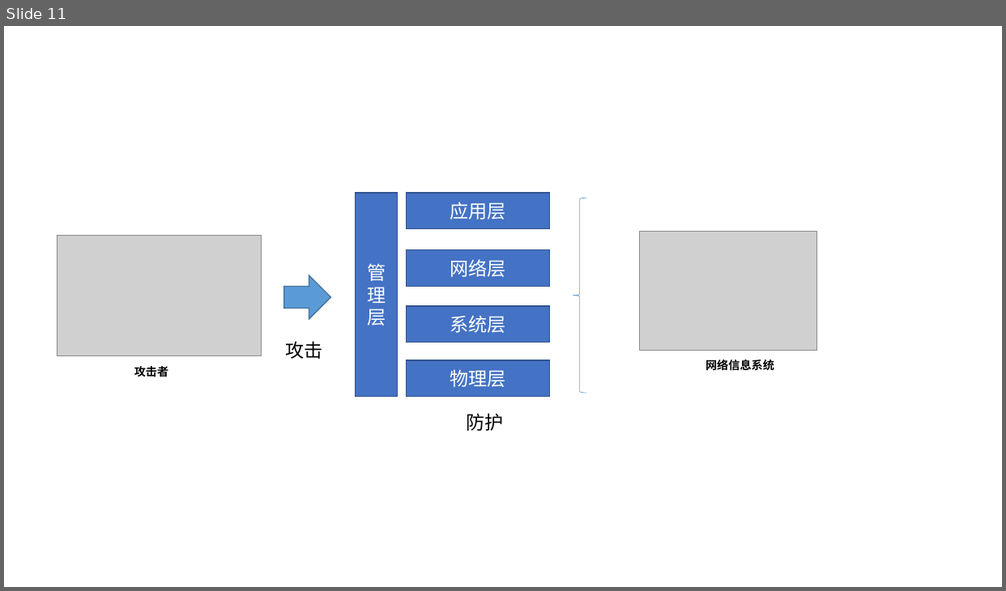
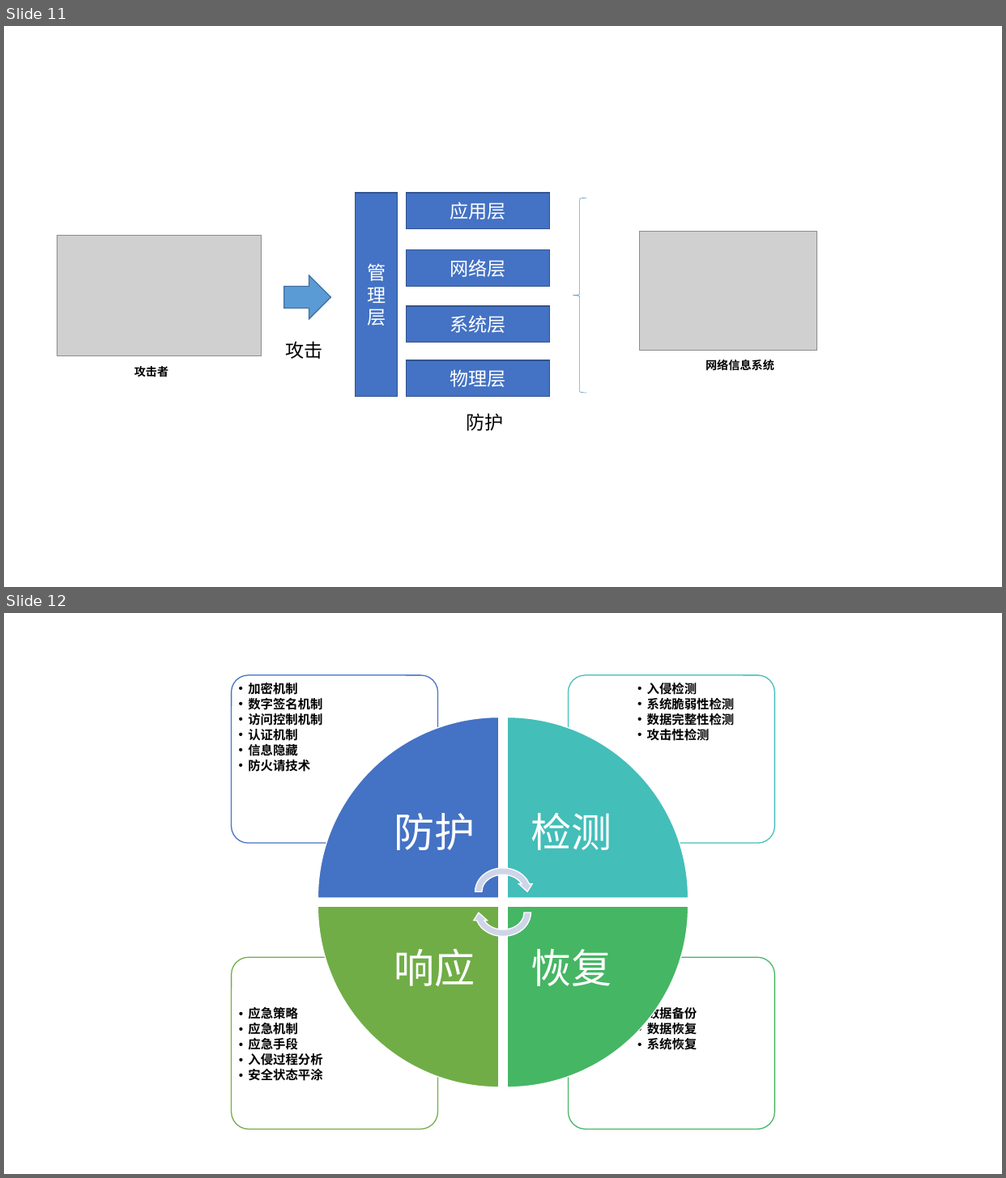
Before and after one commit to xiejava1018/xiejavaimagesrc, a slide deck: images/2022/画图.pptx. Shown one above the other, each under a label of ours: slide 11 before the commit, slides 11 and 12 after it. The pictures are 1006x591 and 1006x1178 pixels, drawn with LibreOffice and Linux fonts; fonts in the diff are those of the drawing; grey boxes stand for pictures. Boxes give left, top, right and bottom in pixels: in the first picture for what was removed or moved away, otherwise in the second. Text is boxed around its words. In the diff, an @@ line names an element or a change of style, - is before the commit and + after.

```diff
--- a/images/2022/画图.pptx
+++ b/images/2022/画图.pptx
@@ slide 12 added at <box>4,613,1002,1174</box>, background #FFFFFF @@
@@ group added at <box>232,675,775,1130</box>: 8 texts, 4 rounded rectangles, 4 pie wedges, 2 circular arrows @@
+  •• 数据备份
+  •• 数据恢复
+  •• 系统恢复
+  •• 应急策略
+  •• 应急机制
+  •• 应急手段
+  •• 入侵过程分析
+  •• 安全状态平涂
+  •• 入侵检测
+  •• 系统脆弱性检测
+  •• 数据完整性检测
+  •• 攻击性检测
+  •• 加密机制
+  •• 数字签名机制
+  •• 访问控制机制
+  •• 认证机制
+  •• 信息隐藏
+  •• 防火请技术
+防护
+检测
+恢复
+响应
```
Also in this commit, not shown: 3 other files.
